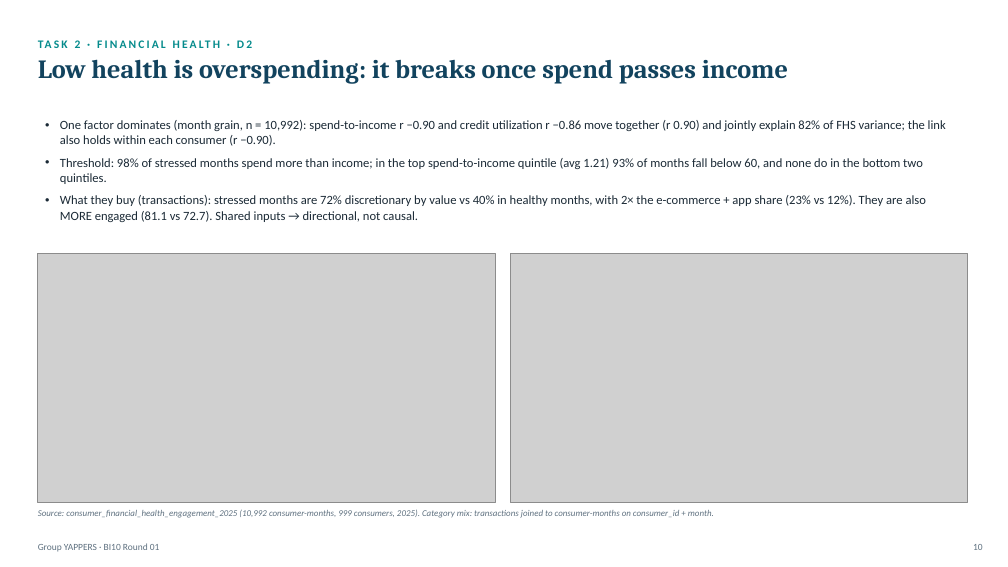
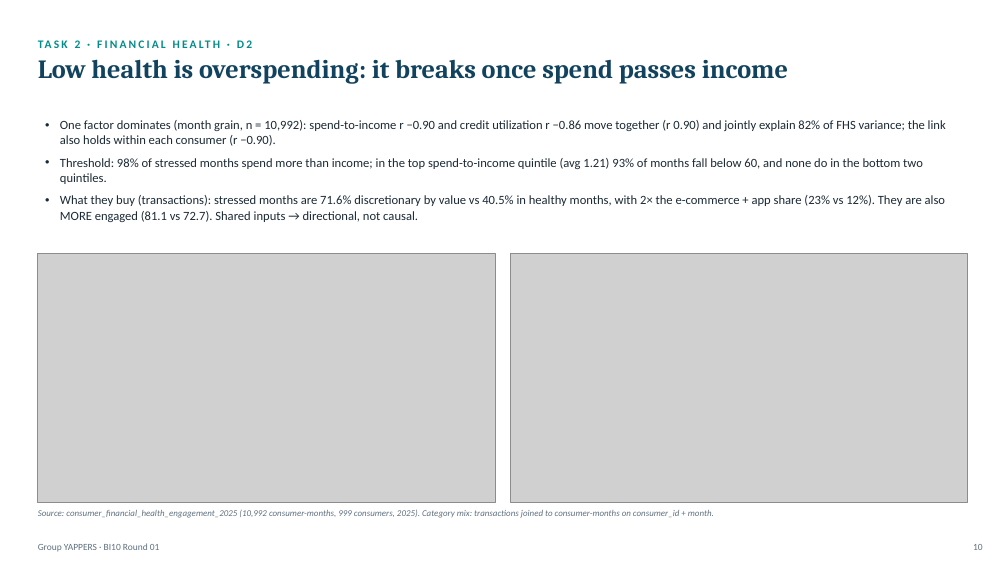
Before and after one commit to thanh-tai-435/BI10GroupYAPPERS, a slide deck: slide 10 of draft/YAPPERS_BI10_R01.pptx. Drawn at 1008x567 pixels with LibreOffice and Linux fonts; fonts in the diff are those of the drawing; grey boxes stand for pictures. Boxes give left, top, right and bottom in pixels: in the first picture for what was removed or moved away, otherwise in the second. Text is boxed around its words. In the diff, an @@ line names an element or a change of style, - is before the commit and + after.

Commit message:
Deck: consistent 71.6% / 40.5% on slide 10

```diff
--- a/draft/YAPPERS_BI10_R01.pptx
+++ b/draft/YAPPERS_BI10_R01.pptx
@@ text at <box>60,195,945,222</box>: text changed @@
-• What they buy (transactions): stressed months are 72% discretionary by value vs 40% in healthy months, with 2× the e-commerce + app share (23% vs 12%). They are also MORE engaged (81.1 vs 72.7). Shared inputs → directional, not causal.
+• What they buy (transactions): stressed months are 71.6% discretionary by value vs 40.5% in healthy months, with 2× the e-commerce + app share (23% vs 12%). They are also MORE engaged (81.1 vs 72.7). Shared inputs → directional, not causal.
```
Also in this commit, not shown: 1 other file.
